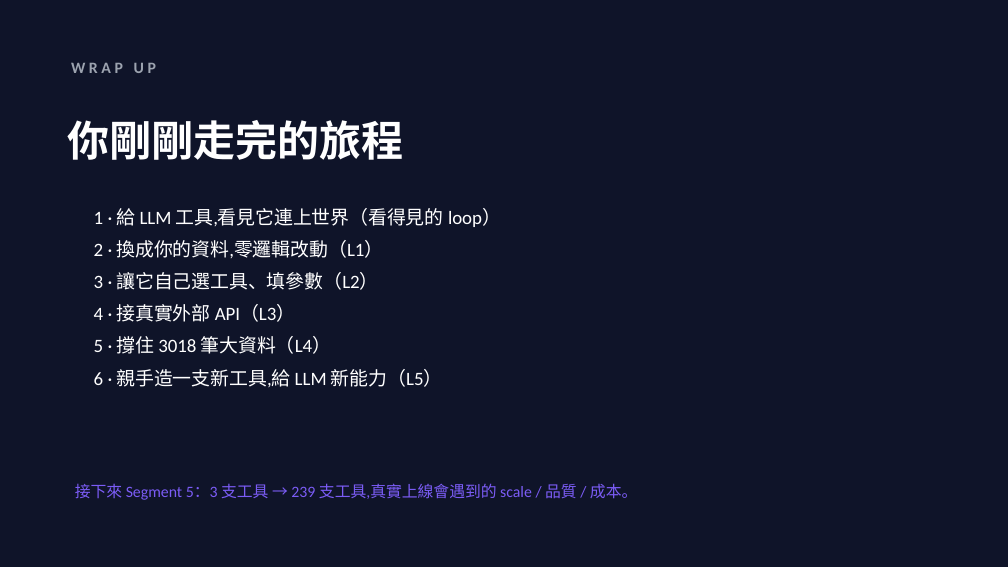
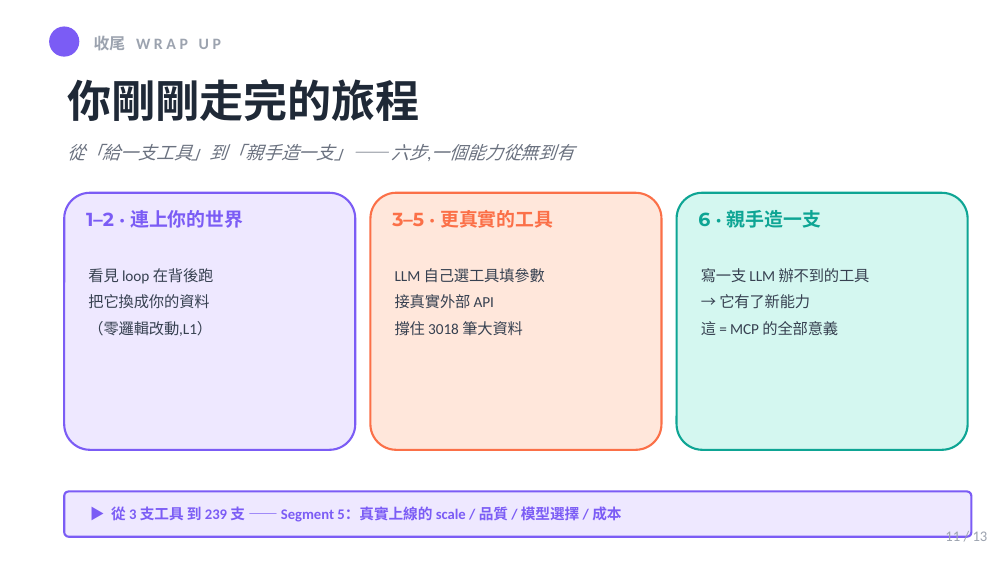
Before and after one commit to UDICatNCHU/nchu-mcp-workshop-2026, a slide deck: slide 11 of slides/04-hands-on-lab.pptx. Drawn at 1008x567 pixels with LibreOffice and Linux fonts; fonts in the diff are those of the drawing. Boxes give left, top, right and bottom in pixels: in the first picture for what was removed or moved away, otherwise in the second. Text is boxed around its words. In the diff, an @@ line names an element or a change of style, - is before the commit and + after.

Commit message:
style(seg4-slides): 封面/finale 對齊 01·03 白底慣例(不再用 midnight)
使用者要求視覺與現有各段投影片一致。原 04 封面/收尾用了 midnight,跟
01/02/03 的白底封面不一致。改成:
- 封面:白底 + violet 短條 + 「第四講」kicker + 大黑標題「動手做」+ violet 副標
  + violet pastel hook 卡 + 「范耀中 Yao-Chung Fan / 國立中興大學…」署名(套 03 版位)
- finale:白底三卡(連上世界 / 更真實的工具 / 親手造一支)+ 底部橋接 callout 到
  Segment 5(對齊 03 結尾的三卡 + bridge 慣例)
內容頁原本就用共用 lib_newstyle,維持不變。

```diff
--- a/slides/04-hands-on-lab.pptx
+++ b/slides/04-hands-on-lab.pptx
@@ rectangle at (x1=0, y1=0, x2=1008, y2=566): fill #0F1429 to #FFFFFF @@
@@ ellipse added at (x1=49, y1=26, x2=80, y2=56), fill #7B5CF5 @@
@@ text "收尾 W R A P ..." at (x1=94, y1=36, x2=221, y2=50): vertical alignment top to middle @@
@@ text at (x1=94, y1=36, x2=221, y2=50): text changed @@
-W R A P U P
+收尾 W R A P U P
@@ text "你剛剛走完的旅程" moved from (x1=67, y1=120, x2=403, y2=160) to (x1=67, y1=79, x2=419, y2=121) @@
@@ text "你剛剛走完的旅程" at (x1=67, y1=79, x2=419, y2=121): size 30 to 31.5 pt, text colour #FFFFFF to #1F2937 @@
@@ text added at (x1=67, y1=144, x2=575, y2=161), 12.8 pt, text #6B7280, italic @@
+從「給一支工具」到「親手造一支」—— 六步,一個能力從無到有
@@ rounded rectangle added at (x1=65, y1=193, x2=356, y2=450), fill #EEE8FF, outline #7B5CF5 1.5 pt @@
@@ rounded rectangle added at (x1=370, y1=193, x2=661, y2=450), fill #FFE7DB, outline #FB7048 1.5 pt @@
@@ rounded rectangle added at (x1=676, y1=193, x2=968, y2=450), fill #D4F7F0, outline #0EA594 1.5 pt @@
@@ text added at (x1=86, y1=210, x2=243, y2=228), 13.5 pt, text #7B5CF5, bold @@
+1–2 · 連上你的世界
@@ text added at (x1=392, y1=210, x2=553, y2=228), 13.5 pt, text #FB7048, bold @@
+3–5 · 更真實的工具
@@ text added at (x1=698, y1=210, x2=821, y2=228), 13.5 pt, text #0EA594, bold @@
+6 · 親手造一支
@@ text added at (x1=88, y1=268, x2=214, y2=336), 10.9 pt, text #374151 @@
+看見 loop 在背後跑
+把它換成你的資料
+（零邏輯改動,L1）
@@ text at (x1=395, y1=268, x2=545, y2=335): text changed; size 13.5 to 10.9 pt; text colour #FFFFFF to #374151 @@
-1 · 給 LLM 工具,看見它連上世界（看得見的 loop）
-2 · 換成你的資料,零邏輯改動（L1）
-3 · 讓它自己選工具、填參數（L2）
-4 · 接真實外部 API（L3）
-5 · 撐住 3018 筆大資料（L4）
-6 · 親手造一支新工具,給 LLM 新能力（L5）
+LLM 自己選工具填參數
+接真實外部 API
+撐住 3018 筆大資料
@@ text added at (x1=701, y1=268, x2=870, y2=335), 10.9 pt, text #374151 @@
+寫一支 LLM 辦不到的工具
+→ 它有了新能力
+這 = MCP 的全部意義
@@ rounded rectangle added at (x1=65, y1=492, x2=972, y2=537), fill #EEE8FF, outline #7B5CF5 1.5 pt @@
@@ text "▶ 從 3 支工具 到 ..." at (x1=111, y1=506, x2=621, y2=522): vertical alignment top to middle @@
@@ text at (x1=111, y1=506, x2=621, y2=522): text changed; size 11.2 to 10.5 pt; bold on @@
-接下來 Segment 5：3 支工具 → 239 支工具,真實上線會遇到的 scale / 品質 / 成本。
+▶ 從 3 支工具 到 239 支 —— Segment 5：真實上線的 scale / 品質 / 模型選擇 / 成本
@@ text added at (x1=945, y1=531, x2=988, y2=541), 10.5 pt, text #9CA3AF @@
+11 / 13
```
Also in this commit, not shown: 1 slide added, 1 slide removed, 1 other file.
